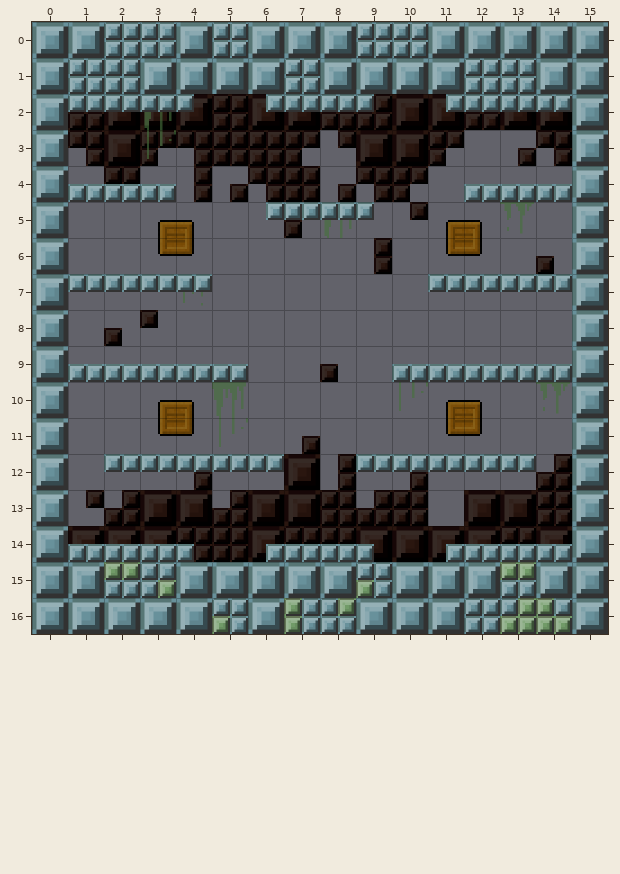
One commit to this Tiled map: Demo/assets/maps/07.tmx. The picture above is the old version.
Cells are 64x64 px. Shown: x 0..15, y 0..16.
After:
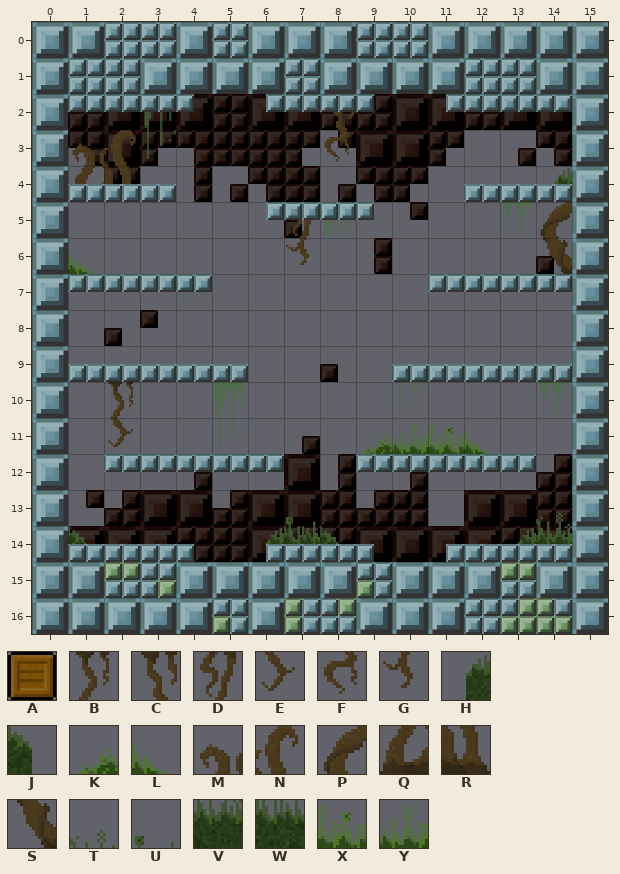
Key: from "large": A 1, B 10, C 11, D 13, E 24, F 25, G 27, H 38, J 39, K 40, L 41, M 53, N 54, P 55, Q 67, R 68, S 69, T 82, U 83, V 96, W 97, X 110, Y 111.
_ is an empty cell.
Objects are placed by their top-left corner, in cells (3,4 is the top-left corner of cell 3,4); size is 1x1 cell unless given.
Log entry: update map artwork update power up collision with crates better ensure NPC actors are updated with dying animation
Diff:
Layer "detail":
The edit adds tile B in row 10 at x 2.
The edit adds tile C in row 2 at x 8.
The edit adds tile D in row 5 at x 7.
The edit adds tile E in row 11 at x 2.
The edit adds tile F in row 3 at x 8.
The edit adds tile G in row 6 at x 7.
The edit adds tile H in row 4 at x 14; in row 14 at x 6 and 13.
The edit adds tile J in row 14 at x 1 and 8.
The edit adds tile K in row 11 at x 9.
The edit adds tile L in row 6 at x 1; in row 11 at x 12.
The edit adds tile M in row 3 at x 1.
The edit adds tile N in row 3 at x 2.
The edit adds tile P in row 5 at x 14.
The edit adds tile Q in row 4 at x 1.
The edit adds tile R in row 4 at x 2.
The edit adds tile S in row 6 at x 14.
The edit adds tile T in row 13 at x 14.
The edit adds tile U in row 13 at x 7.
The edit adds tile V in row 14 at x 14.
The edit adds tile W in row 14 at x 7.
The edit adds tile X in row 11 at x 11.
The edit adds tile Y in row 11 at x 10.
Layer "geometry" (now hidden):
Object A "Crate" at 11.5,5.5 is removed.
Object A "Crate" at 3.5,5.5 is removed.
Object A "Crate" at 3.5,10.5 is removed.
Object A "Crate" at 11.5,10.5 is removed.
